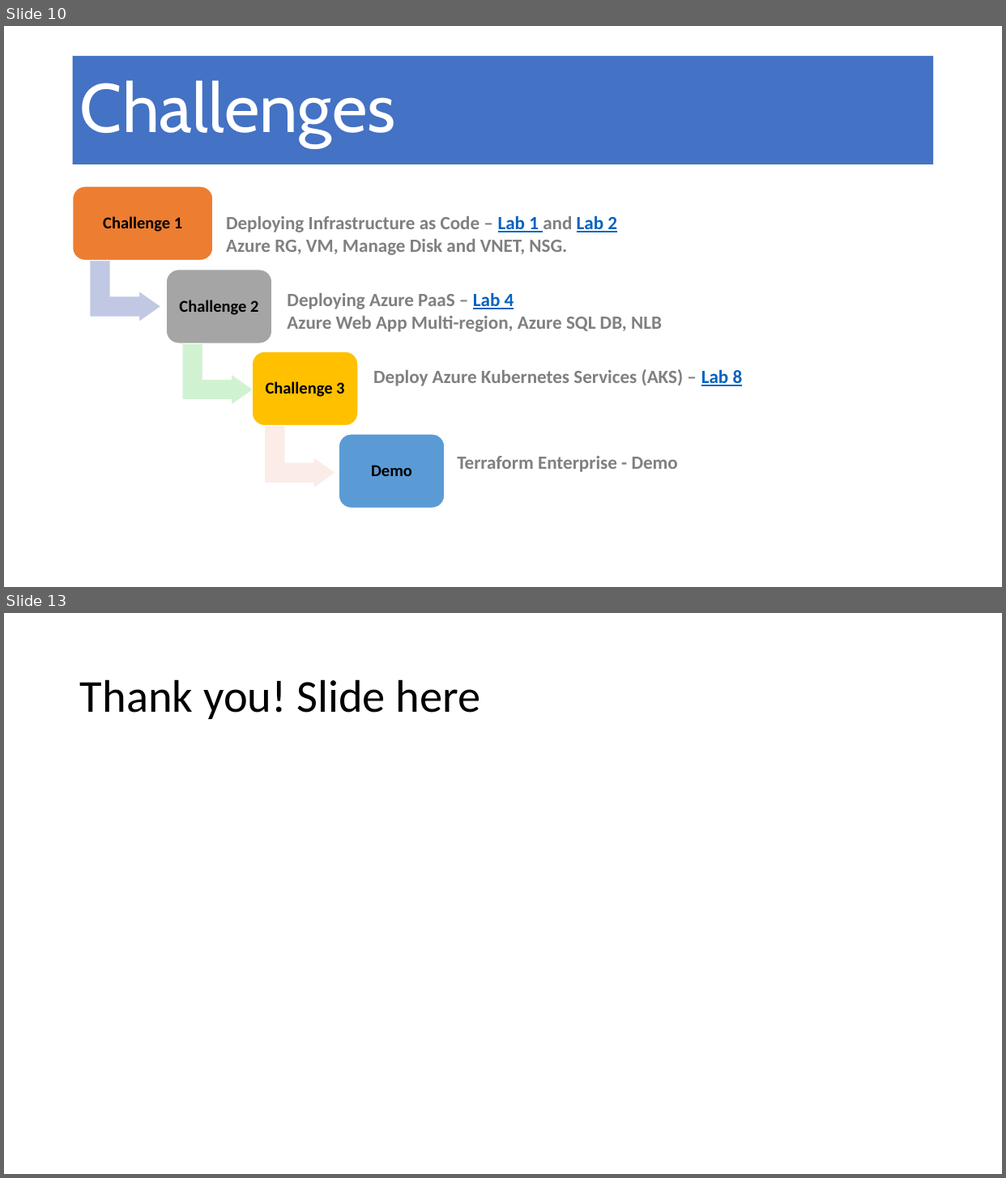
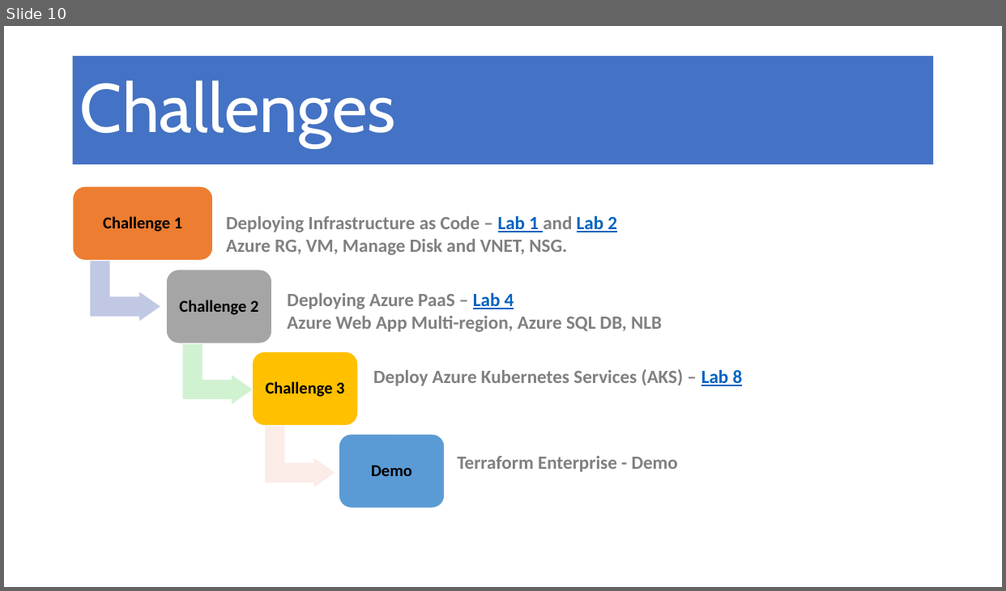
Before and after one commit to masmawi/MultiCloud, a slide deck: Multi-cloud Orchestration with Terraform.pptx. Shown one above the other, each under a label of ours: slides 10 and 13 before the commit, slide 10 after it; the slides between them are not shown. The pictures are 1006x1178 and 1006x591 pixels, drawn with LibreOffice and Linux fonts; fonts in the diff are those of the drawing. Boxes give left, top, right and bottom in pixels: in the first picture for what was removed or moved away, otherwise in the second. Text is boxed around its words. In the diff, an @@ line names an element or a change of style, - is before the commit and + after.

```diff
--- a/Multi-cloud Orchestration with Terraform.pptx
+++ b/Multi-cloud Orchestration with Terraform.pptx
@@ slide 13 removed at (x1=4, y1=613, x2=1002, y2=1174), background #FFFFFF @@
@@ title removed at (x1=80, y1=679, x2=481, y2=719) @@
-Thank you! Slide here
```
Also in this commit, not shown: 2 slides changed, 3 slides added, 1 other slide removed.
